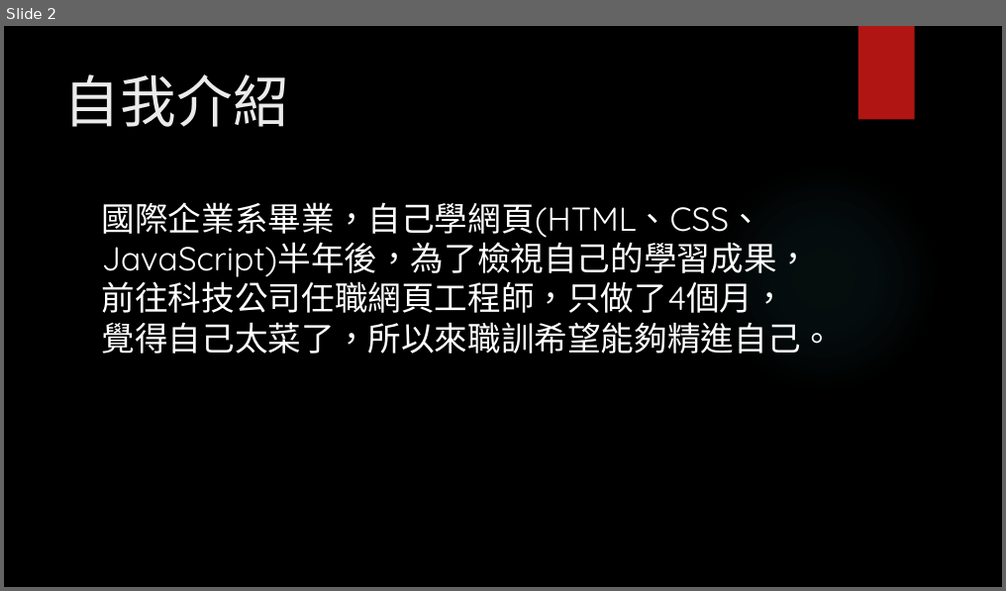
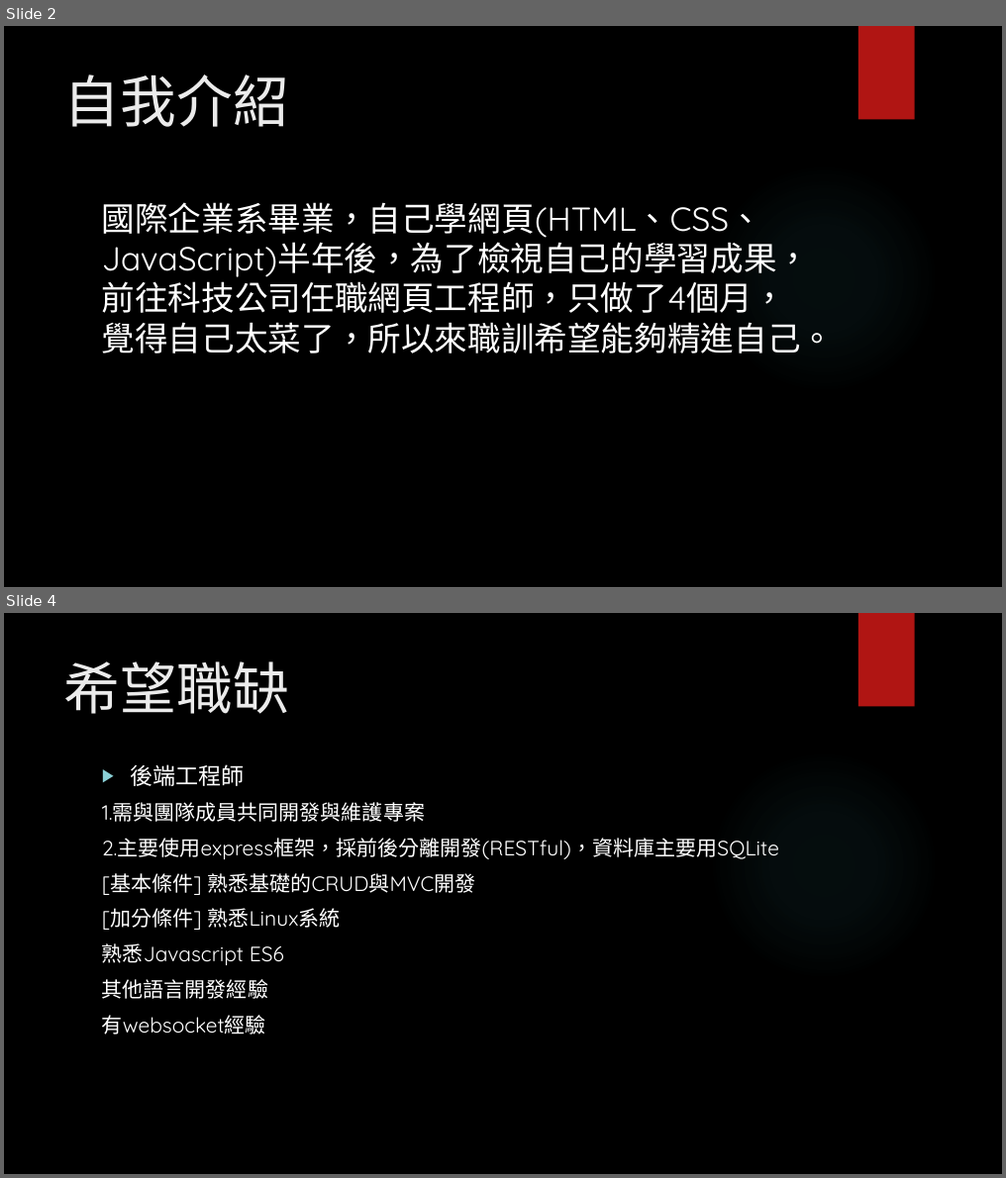
Before and after one commit to mini3575445/SchoolVM, a slide deck: 作業區/網路概論/0427網路概論自我介紹.pptx. Shown one above the other, each under a label of ours: slide 2 before the commit, slides 2 and 4 after it; the slides between them are not shown. The pictures are 1006x591 and 1006x1178 pixels, drawn with LibreOffice and Linux fonts; fonts in the diff are those of the drawing; background and template pictures are left out. Boxes give left, top, right and bottom in pixels: in the first picture for what was removed or moved away, otherwise in the second. Text is boxed around its words. In the diff, an @@ line names an element or a change of style, - is before the commit and + after.

```diff
--- a/作業區/網路概論/0427網路概論自我介紹.pptx
+++ b/作業區/網路概論/0427網路概論自我介紹.pptx
@@ slide 4 added at [4,613,1002,1174], background picture (left out); not listed: 2 template elements that a slide beside it also shows @@
@@ title added at [64,662,289,714], 54 pt, text #EBEBEB @@
+希望職缺
@@ text added at [102,764,779,1035], 20 pt, text #FFFFFF @@
+▶ 後端工程師
+1.需與團隊成員共同開發與維護專案
+2.主要使用express框架，採前後分離開發(RESTful)，資料庫主要用SQLite
+[基本條件] 熟悉基礎的CRUD與MVC開發
+[加分條件] 熟悉Linux系統
+熟悉Javascript ES6
+其他語言開發經驗
+有websocket經驗
```
Also in this commit, not shown: 1 other slide added, 1 slide removed, 26 other files.
